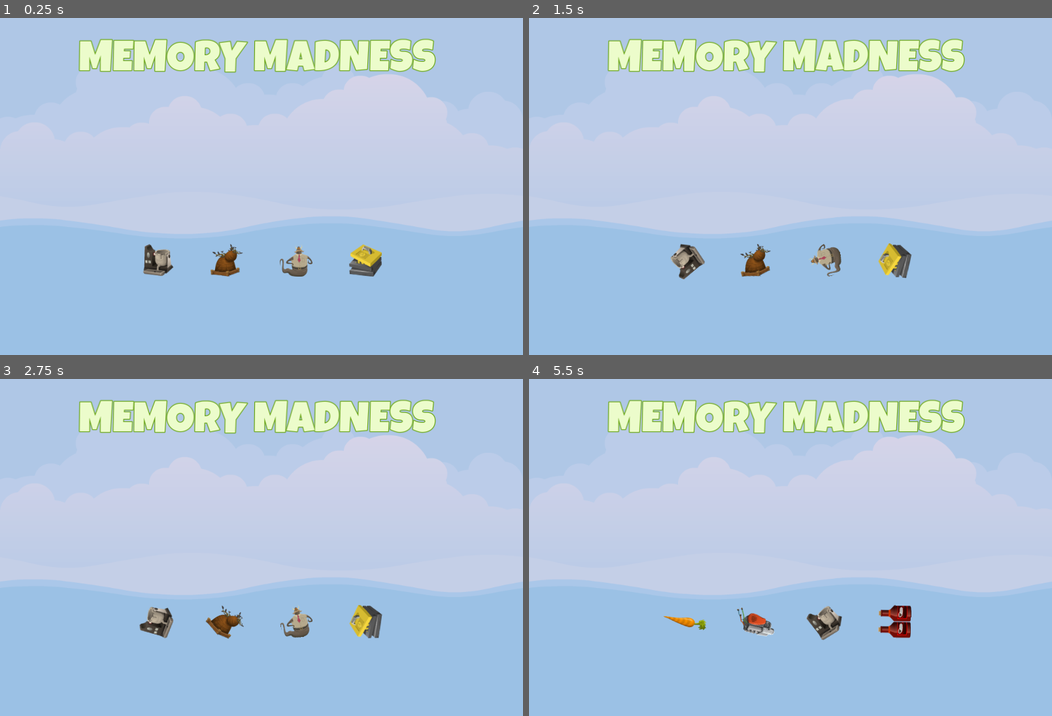
Above: before the commit, frames 1-4 (two rows, left to right).
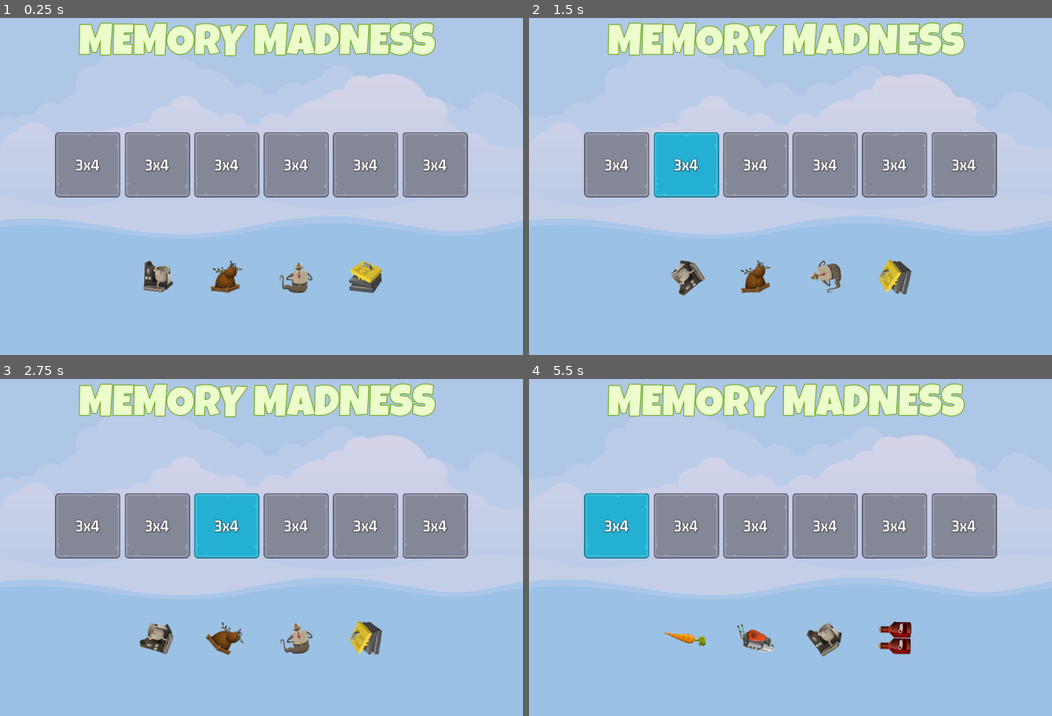
Above: after the commit, the same moments.

Repository: ketanp1204/MemoryMadness
Game: Godot game, scene res://scenes/master_scene/master_scene.tscn
Two runs of this game, one before a commit and one after it. Both use one fixed random seed, a clock stepped at 60 frames per second and the inputs below.
Inputs (mouse positions are in pixels of both pictures, inside the frame that each line leads up to):
- Up to frame 1 (0.25 s): no input
- Up to frame 2 (1.5 s): click (617, 166) at 0.5 s, where only the run after the commit has a clickable "3x4"; click (685, 166) at 1.25 s, where only the run after the commit has a clickable "3x4"
- Up to frame 3 (2.75 s): click (224, 527) at 2 s, where only the run after the commit has a clickable "3x4"
- Up to frame 4 (5.5 s): click (827, 527) at 2.75 s, where only the run after the commit has a clickable "3x4"; click (895, 527) at 3.5 s, where only the run after the commit has a clickable "3x4"; click (963, 527) at 4.25 s, where only the run after the commit has a clickable "3x4"; click (617, 527) at 5 s, where only the run after the commit has a clickable "3x4"

The runs differ from the first frame. In frame 1, 24% of the frame differs, in the area x 10-90%, y 1-82%; in frame 2, 24%; in frame 3, 24%; in frame 4, 24%.

Commit message:
Added level select buttons

Diff:
--- /dev/null
+++ b/assets/label_settings/gm_32_wh.tres
@@ -0,0 +1,11 @@
+[gd_resource type="LabelSettings" load_steps=2 format=3 uid="uid://dkyfihcw3klxs"]
+
+[ext_resource type="FontFile" uid="uid://n31nawjvxm8i" path="res://assets/fonts/gemunu-libre-v8-latin-700.ttf" id="1_n72or"]
+
+[resource]
+font = ExtResource("1_n72or")
+font_size = 32
+outline_size = 3
+outline_color = Color(0, 0, 0, 0.670588)
+shadow_size = 4
+shadow_color = Color(0, 0, 0, 0.203922)
--- /dev/null
+++ b/assets/label_settings/lg_84_gr.tres
@@ -0,0 +1,10 @@
+[gd_resource type="LabelSettings" load_steps=2 format=3 uid="uid://cou7i2e170lem"]
+
+[ext_resource type="FontFile" uid="uid://c80o0u3wyfto3" path="res://assets/fonts/LuckiestGuy-Regular.ttf" id="1_lhdlo"]
+
+[resource]
+font = ExtResource("1_lhdlo")
+font_size = 84
+font_color = Color(0.92549, 0.988235, 0.796078, 1)
+outline_size = 6
+outline_color = Color(0.396078, 0.639216, 0.0509804, 1)
--- /dev/null
+++ b/default_bus_layout.tres
@@ -0,0 +1,9 @@
+[gd_resource type="AudioBusLayout" format=3 uid="uid://dldrads0uxmi5"]
+
+[resource]
+bus/1/name = &"SFX"
+bus/1/solo = false
+bus/1/mute = false
+bus/1/bypass_fx = false
+bus/1/volume_db = 0.0
+bus/1/send = &"Master"
--- a/scenes/front_sprite/front_sprite.gd
+++ b/scenes/front_sprite/front_sprite.gd
@@ -25,7 +25,6 @@
 
 
 func run_me() -> void:
-
 	var tween = get_tree().create_tween()
 	tween.set_loops()
 	tween.tween_callback(set_random_image)
--- /dev/null
+++ b/scenes/level_button/level_button.gd
@@ -0,0 +1,16 @@
+extends TextureButton
+
+@onready var label = $Label
+@onready var sound = $Sound
+
+
+var _level_number: int = 0
+
+# Called when the node enters the scene tree for the first time.
+func _ready():
+	label.text = "3x4"
+
+
+# Called every frame. 'delta' is the elapsed time since the previous frame.
+func _process(delta):
+	pass
--- /dev/null
+++ b/scenes/level_button/level_button.tscn
@@ -0,0 +1,59 @@
+[gd_scene load_steps=7 format=3 uid="uid://cqmbbxarc7bsb"]
+
+[ext_resource type="Texture2D" uid="uid://cwfta68lgjoi7" path="res://assets/ui/level_select_frame_128.png" id="1_ev6gk"]
+[ext_resource type="Texture2D" uid="uid://c544hj76vreun" path="res://assets/ui/level_select_frame_select_128.png" id="2_jj8yl"]
+[ext_resource type="Texture2D" uid="uid://eui60lynqe0f" path="res://assets/ui/level_select_frame_hover_128.png" id="3_6fh0m"]
+[ext_resource type="LabelSettings" uid="uid://dkyfihcw3klxs" path="res://assets/label_settings/gm_32_wh.tres" id="4_2yvo0"]
+[ext_resource type="Script" path="res://scenes/level_button/level_button.gd" id="4_seru6"]
+
+[sub_resource type="GDScript" id="GDScript_jy8fw"]
+script/source = "extends AudioStreamPlayer
+
+@onready var label = $\"../Label\"
+@onready var sound = $\".\"
+
+
+
+# Called when the node enters the scene tree for the first time.
+func _ready():
+	pass # Replace with function body.
+
+
+# Called every frame. 'delta' is the elapsed time since the previous frame.
+func _process(delta):
+	pass
+"
+
+[node name="LevelButton" type="TextureButton"]
+anchors_preset = 8
+anchor_left = 0.5
+anchor_top = 0.5
+anchor_right = 0.5
+anchor_bottom = 0.5
+offset_left = -64.0
+offset_top = -64.0
+offset_right = 64.0
+offset_bottom = 64.0
+grow_horizontal = 2
+grow_vertical = 2
+pivot_offset = Vector2(64, 64)
+texture_normal = ExtResource("1_ev6gk")
+texture_pressed = ExtResource("2_jj8yl")
+texture_hover = ExtResource("3_6fh0m")
+script = ExtResource("4_seru6")
+
+[node name="Label" type="Label" parent="."]
+layout_mode = 1
+anchors_preset = 15
+anchor_right = 1.0
+anchor_bottom = 1.0
+grow_horizontal = 2
+grow_vertical = 2
+text = "0x0"
+label_settings = ExtResource("4_2yvo0")
+horizontal_alignment = 1
+vertical_alignment = 1
+
+[node name="Sound" type="AudioStreamPlayer" parent="."]
+bus = &"SFX"
+script = SubResource("GDScript_jy8fw")
--- a/scenes/main_screen/main_screen.tscn
+++ b/scenes/main_screen/main_screen.tscn
@@ -1,14 +1,8 @@
 [gd_scene load_steps=4 format=3 uid="uid://cv8o8ckgxjh71"]
 
-[ext_resource type="FontFile" uid="uid://c80o0u3wyfto3" path="res://assets/fonts/LuckiestGuy-Regular.ttf" id="1_3v0wj"]
+[ext_resource type="LabelSettings" uid="uid://cou7i2e170lem" path="res://assets/label_settings/lg_84_gr.tres" id="1_62ppc"]
+[ext_resource type="PackedScene" uid="uid://cqmbbxarc7bsb" path="res://scenes/level_button/level_button.tscn" id="2_3ajte"]
 [ext_resource type="PackedScene" uid="uid://cshcujyvfq5i4" path="res://scenes/front_sprite/front_sprite.tscn" id="2_uxdyc"]
-
-[sub_resource type="LabelSettings" id="LabelSettings_j0i8y"]
-font = ExtResource("1_3v0wj")
-font_size = 84
-font_color = Color(0.92549, 0.988235, 0.796078, 1)
-outline_size = 6
-outline_color = Color(0.396078, 0.639216, 0.0509804, 1)
 
 [node name="MainScreen" type="Control"]
 layout_mode = 3
@@ -42,7 +36,7 @@
 [node name="Title" type="Label" parent="VB"]
 layout_mode = 2
 text = "MEMORY MADNESS "
-label_settings = SubResource("LabelSettings_j0i8y")
+label_settings = ExtResource("1_62ppc")
 horizontal_alignment = 1
 vertical_alignment = 1
 
@@ -53,6 +47,25 @@
 [node name="HBLevels" type="HBoxContainer" parent="VB"]
 layout_mode = 2
 size_flags_horizontal = 4
+theme_override_constants/separation = 8
+
+[node name="LevelButton" parent="VB/HBLevels" instance=ExtResource("2_3ajte")]
+layout_mode = 2
+
+[node name="LevelButton2" parent="VB/HBLevels" instance=ExtResource("2_3ajte")]
+layout_mode = 2
+
+[node name="LevelButton3" parent="VB/HBLevels" instance=ExtResource("2_3ajte")]
+layout_mode = 2
+
+[node name="LevelButton4" parent="VB/HBLevels" instance=ExtResource("2_3ajte")]
+layout_mode = 2
+
+[node name="LevelButton5" parent="VB/HBLevels" instance=ExtResource("2_3ajte")]
+layout_mode = 2
+
+[node name="LevelButton6" parent="VB/HBLevels" instance=ExtResource("2_3ajte")]
+layout_mode = 2
 
 [node name="Spacer3" type="Control" parent="VB"]
 layout_mode = 2
--- a/singletons/image_manager.gd
+++ b/singletons/image_manager.gd
@@ -15,7 +15,6 @@
 
 
 func add_file_to_list(fn: String, path: String) -> void:
-
 	var full_path = path + "/" + fn
 
 	var ii_dict =  {
@@ -27,7 +26,6 @@
 
 
 func load_item_images() -> void:
-
 	var path = "res://assets/glitch"
 	var dir = DirAccess.open(path)
 
